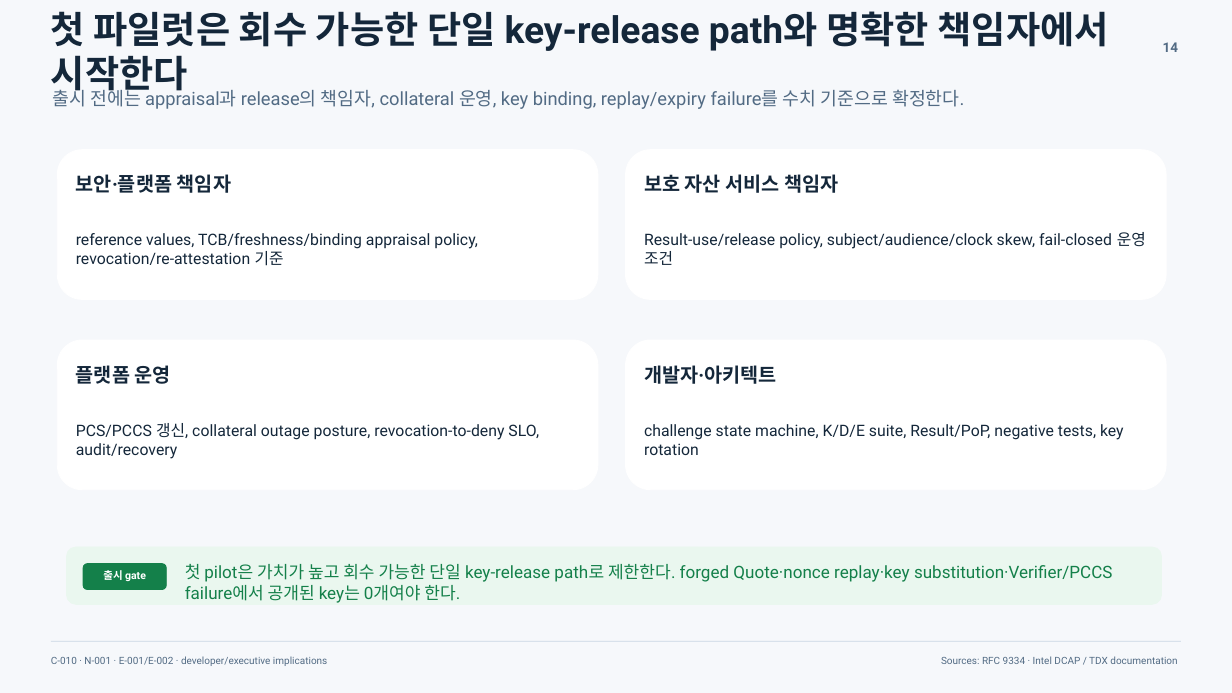
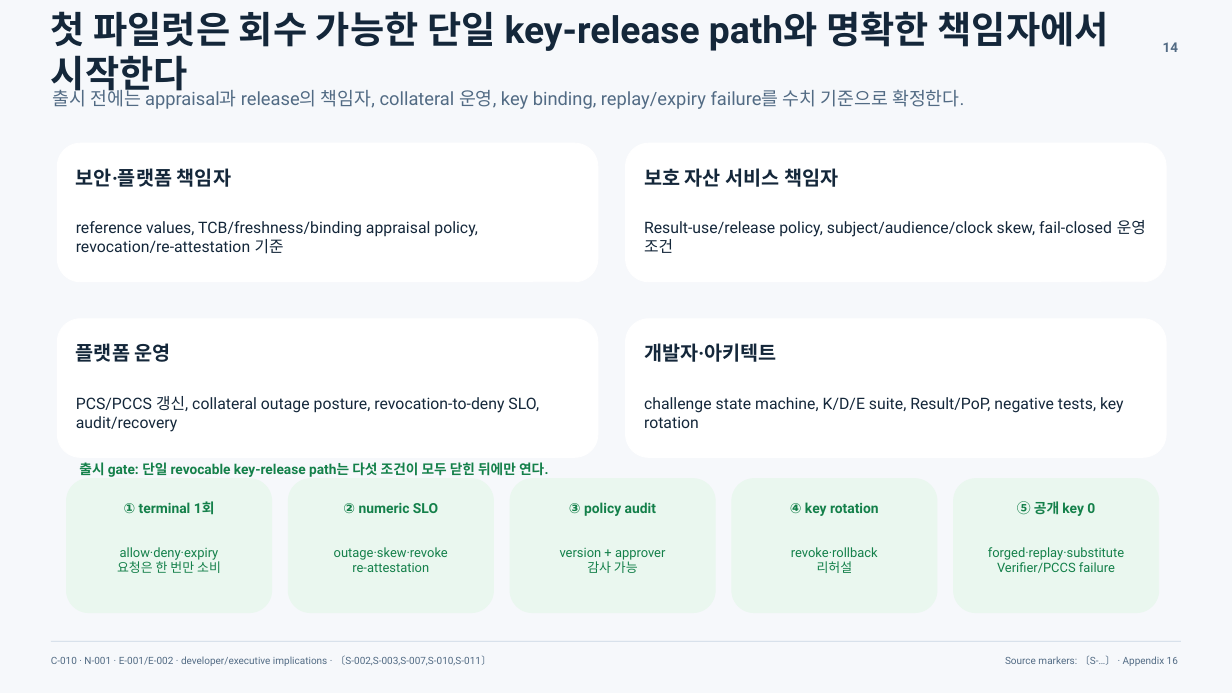
Before and after one commit to bitboom/skills, a slide deck: slide 14 of examples/intel-rats/to-deck-prose-v2/final/structural/intel-tdx-attestation-prose-structural.pptx. Drawn at 1232x693 pixels with LibreOffice and Linux fonts; fonts in the diff are those of the drawing. Boxes give left, top, right and bottom in pixels: in the first picture for what was removed or moved away, otherwise in the second. Text is boxed around its words. In the diff, an @@ line names an element or a change of style, - is before the commit and + after.

```diff
--- a/examples/intel-rats/to-deck-prose-v2/final/structural/intel-tdx-attestation-prose-structural.pptx
+++ b/examples/intel-rats/to-deck-prose-v2/final/structural/intel-tdx-attestation-prose-structural.pptx
@@ rounded rectangle: place and size @@
-rounded rectangle at [57,150,598,299]
+rounded rectangle at [57,143,598,282]
@@ rounded rectangle: place and size @@
-rounded rectangle at [626,150,1166,299]
+rounded rectangle at [626,143,1166,282]
@@ text "보안·플랫폼 책임자": place and size @@
-text "보안·플랫폼 책임자" at [76,174,231,193]
+text "보안·플랫폼 책임자" at [76,168,231,187]
@@ text "보호 자산 서비스 책임자": place and size @@
-text "보호 자산 서비스 책임자" at [644,174,838,193]
+text "보호 자산 서비스 책임자" at [644,168,838,187]
@@ text "reference values, TCB/freshness/binding appraisal policy, ...": place and size @@
-text "reference values, TCB/freshness/binding appraisal policy, ..." at [76,233,478,266]
+text "reference values, TCB/freshness/binding appraisal policy, ..." at [76,221,478,254]
@@ text "Result-use/release policy, subject/audience/clock skew, fail ...": place and size @@
-text "Result-use/release policy, subject/audience/clock skew, fail ..." at [644,232,1146,265]
+text "Result-use/release policy, subject/audience/clock skew, fail ..." at [644,220,1146,253]
@@ rounded rectangle: place and size @@
-rounded rectangle at [57,340,598,490]
+rounded rectangle at [57,319,598,457]
@@ rounded rectangle: place and size @@
-rounded rectangle at [626,340,1166,490]
+rounded rectangle at [626,319,1166,457]
@@ text "플랫폼 운영": place and size @@
-text "플랫폼 운영" at [76,365,171,384]
+text "플랫폼 운영" at [76,343,171,362]
@@ text "개발자·아키텍트": place and size @@
-text "개발자·아키텍트" at [644,365,777,384]
+text "개발자·아키텍트" at [644,343,777,362]
@@ text "PCS/PCCS 갱신, collateral outage posture, ...": place and size @@
-text "PCS/PCCS 갱신, collateral outage posture, ..." at [76,423,539,459]
+text "PCS/PCCS 갱신, collateral outage posture, ..." at [76,396,539,432]
@@ text "challenge state machine, K/D/E suite, ...": place and size @@
-text "challenge state machine, K/D/E suite, ..." at [644,424,1124,455]
+text "challenge state machine, K/D/E suite, ..." at [644,397,1124,428]
@@ rounded rectangle: place and size @@
-rounded rectangle at [67,547,1162,604]
+rounded rectangle at [67,479,272,613]
@@ text added at [79,462,549,477], 10.7 pt, text #14804A, bold @@
+출시 gate: 단일 revocable key-release path는 다섯 조건이 모두 닫힌 뒤에만 연다.
@@ rounded rectangle added at [288,479,494,613], fill #EAF7EF, outline #EAF7EF 0.7 pt @@
@@ rounded rectangle added at [510,479,715,613], fill #EAF7EF, outline #EAF7EF 0.7 pt @@
@@ rounded rectangle added at [732,479,937,613], fill #EAF7EF, outline #EAF7EF 0.7 pt @@
@@ rounded rectangle added at [954,479,1159,613], fill #EAF7EF, outline #EAF7EF 0.7 pt @@
@@ text added at [124,502,191,513], 10.8 pt, text #14804A, bold @@
+① terminal 1회
@@ text added at [343,503,438,513], 10.8 pt, text #14804A, bold @@
+② numeric SLO
@@ text added at [569,502,656,516], 10.8 pt, text #14804A, bold @@
+③ policy audit
@@ text added at [790,502,879,516], 10.8 pt, text #14804A, bold @@
+④ key rotation
@@ text added at [1017,501,1095,516], 10.8 pt, text #14804A, bold @@
+⑤ 공개 key 0
@@ rounded rectangle removed at [83,564,166,590] @@
@@ text at [117,547,221,573]: text changed; size 8.2 to 10.1 pt; text colour #FFFFFF to #14804A; bold off @@
-출시 gate
+allow·deny·expiry
+요청은 한 번만 소비
@@ text removed at [185,564,1113,603] @@
-첫 pilot은 가치가 높고 회수 가능한 단일 key-release path로 제한한다. forged Quote·nonce replay·key substitution·Verifier/PCCS failure에서 공개된 key는 0개여야 한다.
@@ text added at [334,547,448,572], 10.1 pt, text #14804A @@
+outage·skew·revoke
+re-attestation
@@ text added at [560,548,665,573], 10.1 pt, text #14804A @@
+version + approver
+감사 가능
@@ text added at [791,547,878,573], 10.1 pt, text #14804A @@
+revoke·rollback
+리허설
@@ text added at [988,547,1124,573], 10.1 pt, text #14804A @@
+forged·replay·substitute
+Verifier/PCCS failure
@@ text at [51,655,491,666]: text changed @@
-C-010 · N-001 · E-001/E-002 · developer/executive implications
+C-010 · N-001 · E-001/E-002 · developer/executive implications · 〔S-002,S-003,S-007,S-010,S-011〕
@@ text at [1005,656,1178,666]: text changed @@
-Sources: RFC 9334 · Intel DCAP / TDX documentation
+Source markers: 〔S-…〕 · Appendix 16
```
Also in this commit, not shown: 13 other slides changed, 2 slides added, 1 slide removed, 44 other files.
